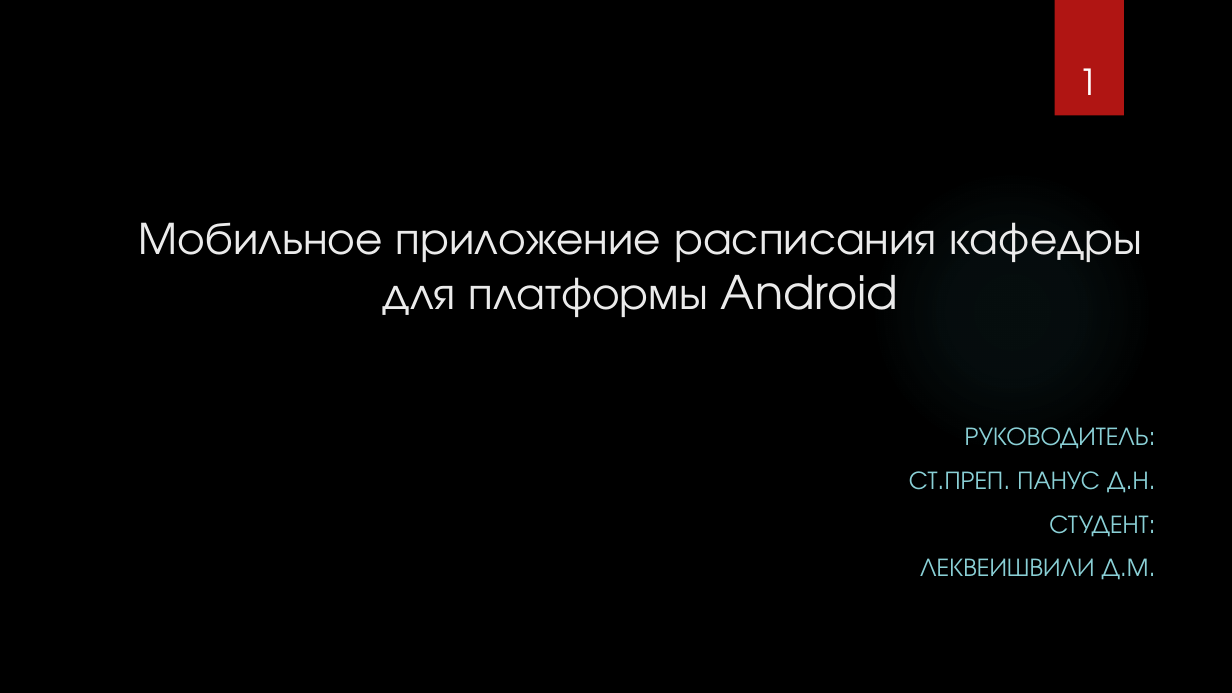
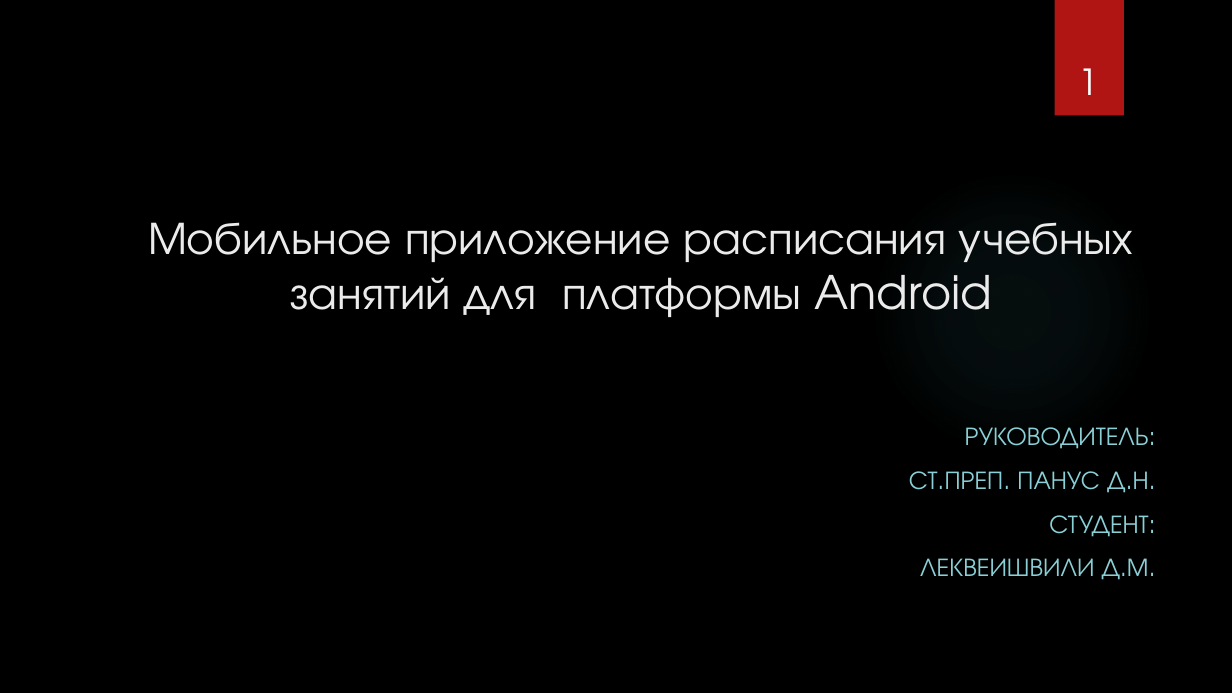
Before and after one commit to ZanderHamster/ScheduleBSTU, a slide deck: slide 1 of Документация/Презентация.pptx. Drawn at 1232x693 pixels with LibreOffice and Linux fonts; fonts in the diff are those of the drawing; background and template pictures are left out. Boxes give left, top, right and bottom in pixels: in the first picture for what was removed or moved away, otherwise in the second. Text is boxed around its words. In the diff, an @@ line names an element or a change of style, - is before the commit and + after.

```diff
--- a/Документация/Презентация.pptx
+++ b/Документация/Презентация.pptx
@@ title at box(148, 222, 1133, 317): text changed @@
-Мобильное приложение расписания кафедры для платформы Android
+Мобильное приложение расписания учебных занятий для платформы Android
```
Also in this commit, not shown: 1 other slide changed.
